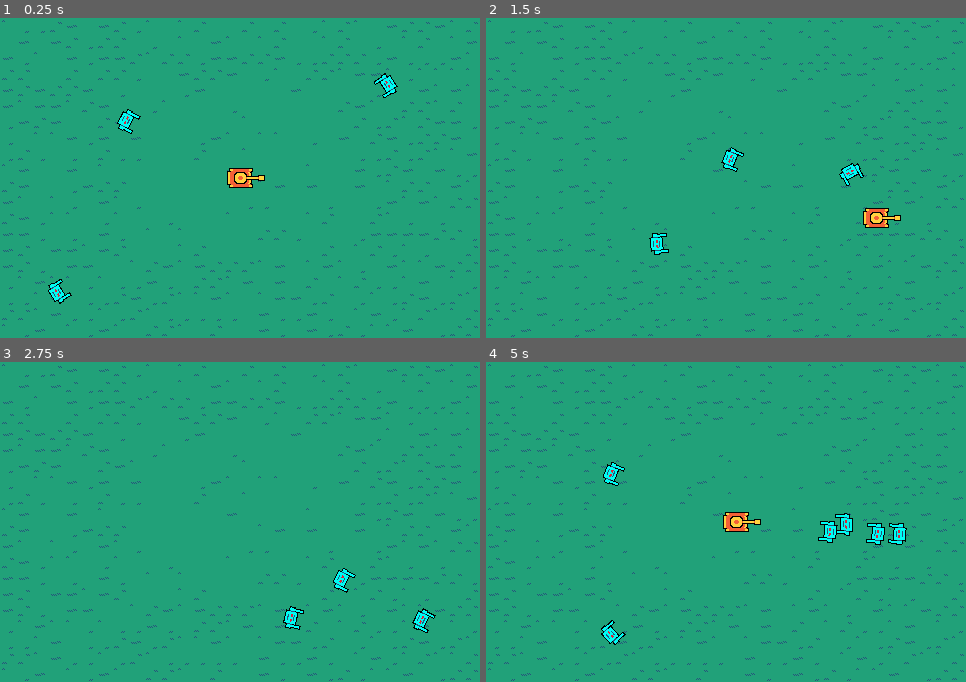
Above: before the commit, frames 1-4 (two rows, left to right).
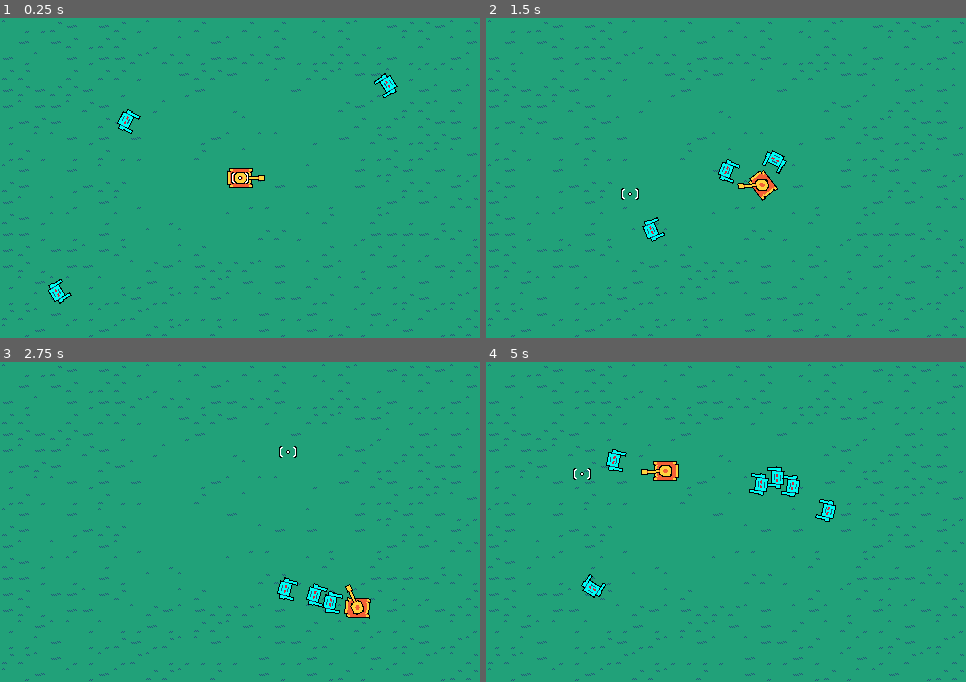
Above: after the commit, the same moments.

Repository: laffcat/jam_goed_palette
Game: Godot game, scene res://scenes/top/game_topdown.tscn
Same seed, same stepped clock (60 frames per second), same inputs: the game is played once before the commit and once after it.
Inputs (mouse positions are in pixels of both pictures, inside the frame that each line leads up to):
- Up to frame 1 (0.25 s): no input
- Up to frame 2 (1.5 s): move the mouse to (831, 162) at 0.52 s; hold D (right) 0.53-1.28 s; move the mouse to (630, 194) at 1.27 s; hold S (down) from 1.28 s (still down)
- Up to frame 3 (2.75 s): move the mouse to (288, 451) at 2.02 s; release S (down) at 2.03 s; hold D (right) from 2.03 s (still down)
- Up to frame 4 (5 s): move the mouse to (702, 586) at 2.77 s; release D (right) at 2.78 s; hold W (up) 2.78-3.53 s; move the mouse to (870, 570) at 3.52 s; hold A (left) from 3.53 s (still down); move the mouse to (582, 474) at 4.27 s

The runs differ from the first frame. In frame 1, less than 0.1% of the frame differs, in the area x 48-52%, y 48-52%; in frame 2, 1.8%; in frame 3, 1.6%; in frame 4, 3.0%, in the area x 18-88%, y 27-89%.

Commit message:
top-down: tank aiming, better movement

Diff:
--- a/scenes/top/game_topdown.tscn
+++ b/scenes/top/game_topdown.tscn
@@ -1,6 +1,8 @@
-[gd_scene load_steps=6 format=4 uid="uid://cdu14b4vpdt3x"]
+[gd_scene load_steps=8 format=4 uid="uid://cdu14b4vpdt3x"]
 
 [ext_resource type="Texture2D" uid="uid://bri3y7b34dv2" path="res://sprites/topdown/world/tiles_grass.png" id="1_0lci8"]
+[ext_resource type="Texture2D" uid="uid://dtxm4kmfhn5w6" path="res://sprites/cursor.png" id="1_s8r8c"]
+[ext_resource type="Script" path="res://scripts/cursor.gd" id="1_vkqsu"]
 [ext_resource type="PackedScene" uid="uid://dj2w2e4oam4c6" path="res://scenes/top/player/player_top_down.tscn" id="2_pi1rp"]
 [ext_resource type="PackedScene" uid="uid://bm61wxbwhwlhv" path="res://scenes/top/enemy_top/robit.tscn" id="3_cco87"]
 
@@ -15,7 +17,12 @@
 [sub_resource type="TileSet" id="TileSet_2yrxy"]
 sources/0 = SubResource("TileSetAtlasSource_xxujr")
 
-[node name="Node2D" type="Node2D"]
+[node name="Game" type="Node2D"]
+
+[node name="Cursor" type="Sprite2D" parent="."]
+z_index = 50
+texture = ExtResource("1_s8r8c")
+script = ExtResource("1_vkqsu")
 
 [node name="Camera2D" type="Camera2D" parent="."]
 
--- a/scenes/top/player/player_top_down.tscn
+++ b/scenes/top/player/player_top_down.tscn
@@ -17,19 +17,19 @@
 texture = ExtResource("1_cm6mw")
 hframes = 2
 
-[node name="TankTop" type="Node2D" parent="SprTankBase"]
+[node name="TankTop" type="Node2D" parent="."]
 
-[node name="SprTankBarrel" type="Sprite2D" parent="SprTankBase/TankTop"]
+[node name="SprTankBarrel" type="Sprite2D" parent="TankTop"]
 position = Vector2(15, 0)
 texture = ExtResource("2_boecl")
 hframes = 2
 
-[node name="SprTankHead" type="Sprite2D" parent="SprTankBase/TankTop"]
+[node name="SprTankHead" type="Sprite2D" parent="TankTop"]
 texture = ExtResource("3_de8fb")
 offset = Vector2(0.5, 0)
 hframes = 2
 
-[node name="BulletSpawn" type="Node2D" parent="SprTankBase/TankTop"]
+[node name="BulletSpawn" type="Node2D" parent="TankTop"]
 position = Vector2(24, 0)
 
 [node name="CollisionShape2D" type="CollisionShape2D" parent="."]
--- /dev/null
+++ b/scripts/cursor.gd
@@ -0,0 +1,12 @@
+class_name Cursor
+extends Sprite2D
+
+
+# Called when the node enters the scene tree for the first time.
+func _ready() -> void:
+	Globals.cursor = self
+
+
+func _input(event):
+	if event is InputEventMouseMotion:
+		global_position = event.position - Globals.HALF_SCR
--- a/scripts/globals.gd
+++ b/scripts/globals.gd
@@ -4,5 +4,7 @@
 signal paused
 signal unpaused
 
-var player_top : PlayerTop
-var player_side # : PlayerSide
+const HALF_SCR = Vector2(240, 160)
+
+var player_current : CharacterBody2D
+var cursor : Cursor
--- a/scripts/top/enemy/_enemy.gd
+++ b/scripts/top/enemy/_enemy.gd
@@ -6,7 +6,7 @@
 
 
 func _physics_process(delta: float) -> void:
-	var dir = global_position.direction_to(Globals.player_top.global_position)
+	var dir = global_position.direction_to(Globals.player_current.global_position)
 	rotation = dir.angle()
 	velocity = dir * SPEED
 	move_and_slide()
--- a/scripts/top/player/player_top.gd
+++ b/scripts/top/player/player_top.gd
@@ -2,20 +2,32 @@
 extends CharacterBody2D
 
 
-const SPEED = 200.0
-const JUMP_VELOCITY = -400.0
+const MAX_SPEED = 200.0
+const ACCEL = .5
+const DECEL = .3
+
+var speed_current := 0.0
+var vel_dir := Vector2.ZERO
+
+func _ready():
+	Globals.player_current = self
 
 
-func _ready():
-	Globals.player_top = self
+func _process(delta: float) -> void:
+	$TankTop.rotation = global_position.direction_to(Globals.cursor.global_position).angle()
 
 
 func _physics_process(delta: float) -> void:
 
 	var direction := Input.get_vector("left", "right", "up", "down")
 	if direction:
-		velocity = direction * SPEED
+		speed_current = lerp(speed_current, MAX_SPEED, ACCEL * delta)
+		vel_dir = lerp(vel_dir, direction, 5.0 * delta)
 	else:
-		velocity = velocity.normalized() * ( velocity.length() - SPEED * .5 * delta )
+		speed_current = lerp(speed_current, 0.0, DECEL * delta)
+
+	velocity = vel_dir * speed_current
 
 	move_and_slide()
+	vel_dir = velocity.normalized()
+	$SprTankBase.rotation = vel_dir.angle()
Binary file added: sprites/cursor.png
Not shown, added: sprites/cursor.png.import
